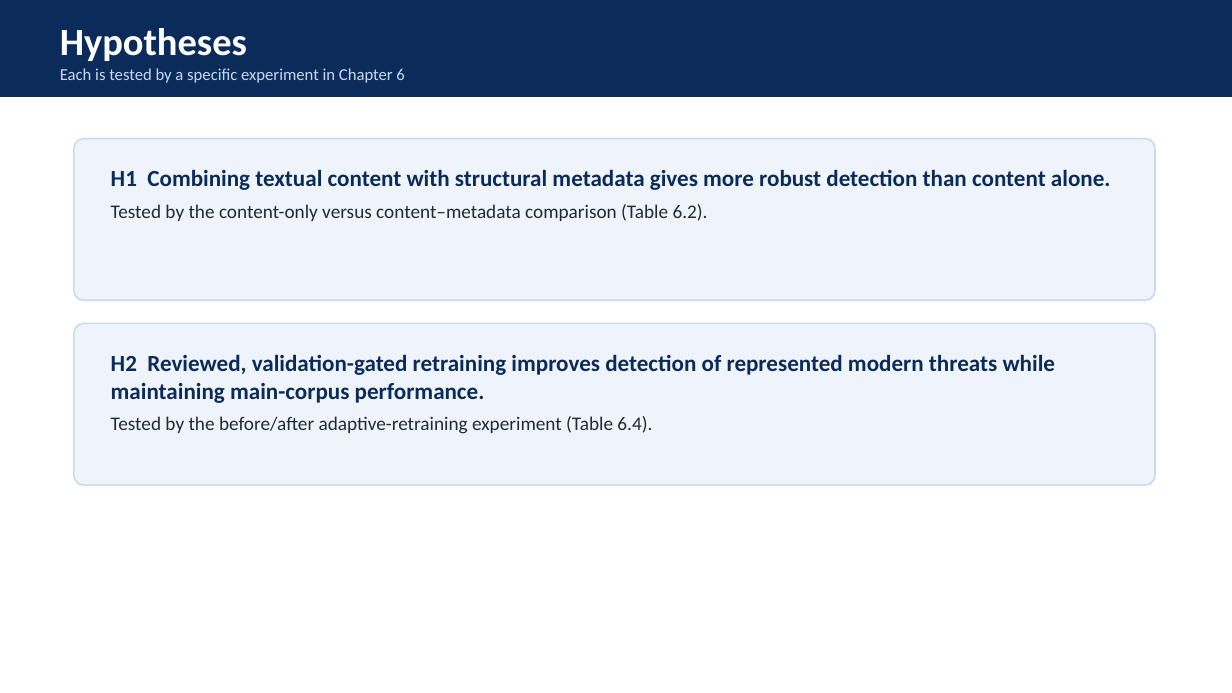
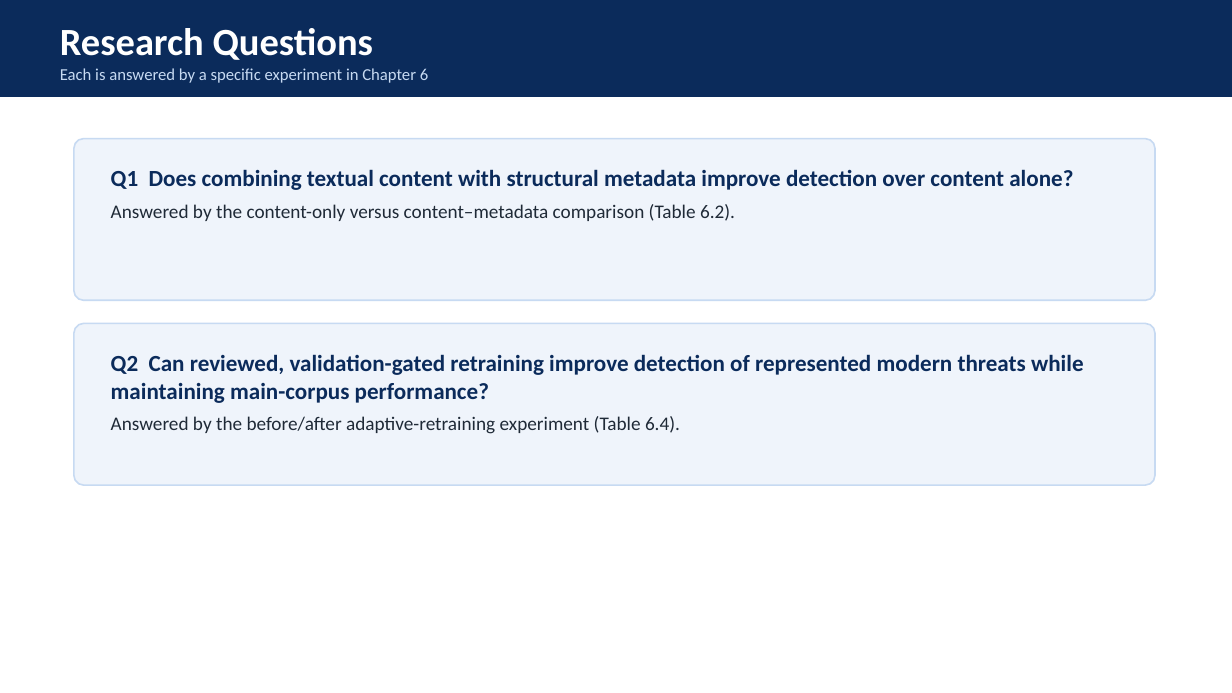
Before and after one commit to leegongyi2004-art/adaptive-email-spam-detection, a slide deck: slide 6 of reports/slides/fyp2_viva.pptx. Drawn at 1232x693 pixels with LibreOffice and Linux fonts; fonts in the diff are those of the drawing. Boxes give left, top, right and bottom in pixels: in the first picture for what was removed or moved away, otherwise in the second. Text is boxed around its words. In the diff, an @@ line names an element or a change of style, - is before the commit and + after.

Commit message:
Slides: add six backup slides for Q&A; reframe hypotheses as research questions

```diff
--- a/reports/slides/fyp2_viva.pptx
+++ b/reports/slides/fyp2_viva.pptx
@@ text at (60,28,428,83): text changed @@
-Hypotheses
-Each is tested by a specific experiment in Chapter 6
+Research Questions
+Each is answered by a specific experiment in Chapter 6
@@ text at (111,169,1073,221): text changed @@
-H1 Combining textual content with structural metadata gives more robust detection than content alone.
-Tested by the content-only versus content–metadata comparison (Table 6.2).
+Q1 Does combining textual content with structural metadata improve detection over content alone?
+Answered by the content-only versus content–metadata comparison (Table 6.2).
@@ text at (111,354,1084,434): text changed @@
-H2 Reviewed, validation-gated retraining improves detection of represented modern threats while maintaining main-corpus performance.
-Tested by the before/after adaptive-retraining experiment (Table 6.4).
+Q2 Can reviewed, validation-gated retraining improve detection of represented modern threats while maintaining main-corpus performance?
+Answered by the before/after adaptive-retraining experiment (Table 6.4).
```
Also in this commit, not shown: 7 slides added, 1 other file.
